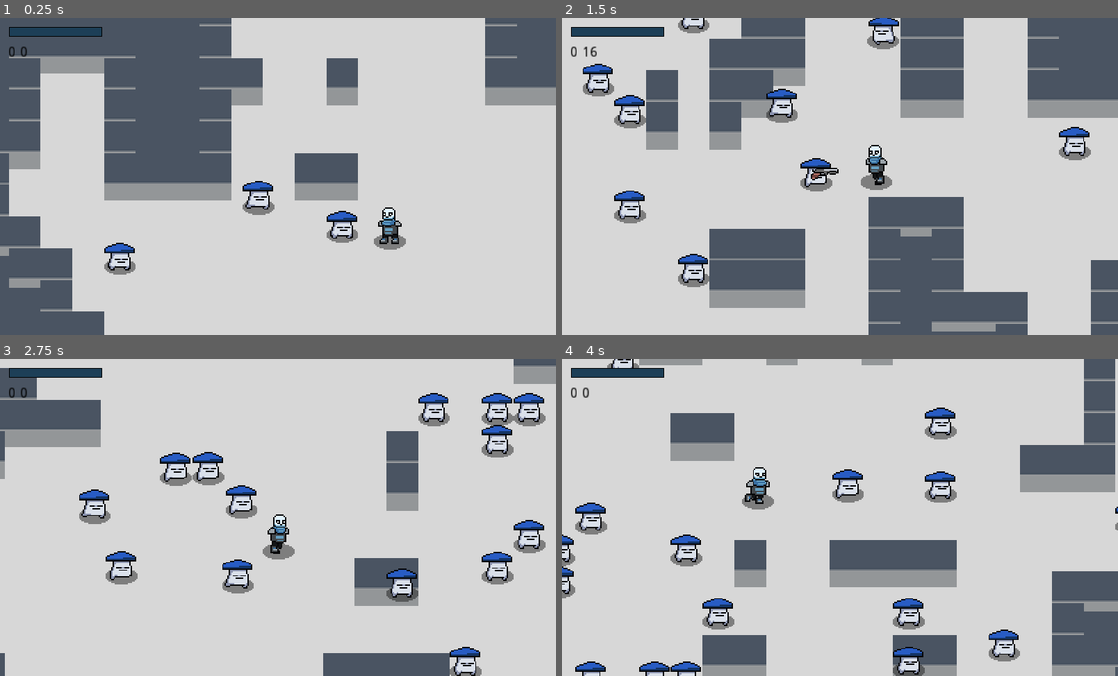
Above: before the commit, frames 1-4 (two rows, left to right).
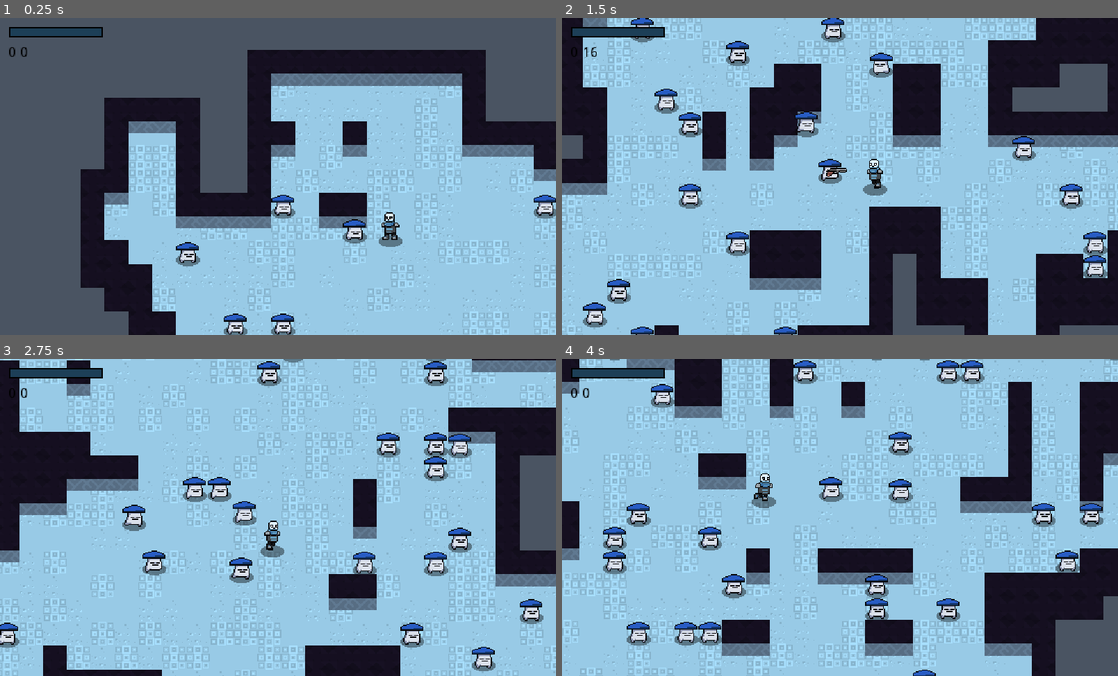
Above: after the commit, the same moments.

Repository: Hairic95/nuclear-throne-godot-clone
Game: Godot game, scene res://src/scenes/TestScene.tscn
The game is run twice, just before and just after one commit, with the same random seed, the same clock (stepped at 60 frames per second) and the same inputs. The engine's default icon, where the game draws it, is replaced by a stand-in: a white triangle on a blue panel in a dark square.
Inputs (mouse positions are in pixels of both pictures, inside the frame that each line leads up to):
- Up to frame 1 (0.25 s): no input
- Up to frame 2 (1.5 s): tap Enter (ui_accept) at 0.5, 0.6, 0.77, 1.07 s; move the mouse to (962, 160) at 0.52 s; hold D 0.53-1.28 s; move the mouse to (728, 192) at 1.27 s; hold S from 1.28 s (still down); right-click (728, 192) at 1.35 s
- Up to frame 3 (2.75 s): tap Enter (ui_accept) at 1.52, 1.55, 1.82, 2.3 s; move the mouse to (333, 447) at 2.02 s; release S at 2.03 s; press the mouse at (333, 447) at 2.03 s; hold D from 2.03 s (still down)
- Up to frame 4 (4 s): move the mouse to (812, 580) at 2.77 s; release D at 2.78 s; release the mouse at (812, 580) at 2.78 s; hold W 2.78-3.53 s; tap E (interact) at 2.85 s; tap Enter (ui_accept) at 3.02, 3.05, 3.32, 3.77, 3.8 s; move the mouse to (1006, 565) at 3.52 s; hold A from 3.53 s (still down); tap Mouse wheel up (next_weapon) at 3.6 s

The runs differ from the first frame. In frame 1, 81% of the frame differs, in the area x 0-100%, y 0-100%; in frame 2, 96%; in frame 3, 98%; in frame 4, 97%.

Commit message:
new tileset textures

Diff:
--- a/assets/animation_tree/character_basic_tree.tres
+++ b/assets/animation_tree/character_basic_tree.tres
@@ -45,4 +45,4 @@
 nodes/tr_alive/position = Vector2( 980, 220 )
 nodes/tr_movement/node = SubResource( 7 )
 nodes/tr_movement/position = Vector2( 420, 180 )
-node_connections = [ "output", 0, "tr_alive", "tr_movement", 0, "an_idle", "tr_movement", 1, "an_run", "os_hurt", 0, "tr_movement", "os_hurt", 1, "an_hurt", "tr_alive", 0, "os_hurt", "tr_alive", 1, "an_dead" ]
+node_connections = [ "output", 0, "tr_alive", "tr_alive", 0, "os_hurt", "tr_alive", 1, "an_dead", "os_hurt", 0, "tr_movement", "os_hurt", 1, "an_hurt", "tr_movement", 0, "an_idle", "tr_movement", 1, "an_run" ]
--- /dev/null
+++ b/assets/textures/background/TestFloorScene.tres
@@ -0,0 +1,64 @@
+[gd_resource type="TileSet" load_steps=5 format=2]
+
+[ext_resource path="res://assets/textures/background/temp_tileset/floor1.png" type="Texture" id=1]
+[ext_resource path="res://assets/textures/background/temp_tileset/floor2.png" type="Texture" id=2]
+[ext_resource path="res://assets/textures/background/temp_tileset/floor3.png" type="Texture" id=3]
+[ext_resource path="res://assets/textures/background/floor.png" type="Texture" id=4]
+
+[resource]
+0/name = "floor"
+0/texture = ExtResource( 4 )
+0/tex_offset = Vector2( 0, -12 )
+0/modulate = Color( 1, 1, 1, 1 )
+0/region = Rect2( 0, 0, 24, 24 )
+0/tile_mode = 0
+0/occluder_offset = Vector2( 12, 12 )
+0/navigation_offset = Vector2( 12, 12 )
+0/shape_offset = Vector2( 0, 0 )
+0/shape_transform = Transform2D( 1, 0, 0, 1, 0, 0 )
+0/shape_one_way = false
+0/shape_one_way_margin = 0.0
+0/shapes = [  ]
+0/z_index = 0
+1/name = "floor1.png 1"
+1/texture = ExtResource( 1 )
+1/tex_offset = Vector2( 0, 0 )
+1/modulate = Color( 1, 1, 1, 1 )
+1/region = Rect2( 0, 0, 24, 24 )
+1/tile_mode = 0
+1/occluder_offset = Vector2( 0, 0 )
+1/navigation_offset = Vector2( 0, 0 )
+1/shape_offset = Vector2( 0, 0 )
+1/shape_transform = Transform2D( 1, 0, 0, 1, 0, 0 )
+1/shape_one_way = false
+1/shape_one_way_margin = 0.0
+1/shapes = [  ]
+1/z_index = 0
+2/name = "floor2.png 2"
+2/texture = ExtResource( 2 )
+2/tex_offset = Vector2( 0, 0 )
+2/modulate = Color( 1, 1, 1, 1 )
+2/region = Rect2( 0, 0, 24, 24 )
+2/tile_mode = 0
+2/occluder_offset = Vector2( 0, 0 )
+2/navigation_offset = Vector2( 0, 0 )
+2/shape_offset = Vector2( 0, 0 )
+2/shape_transform = Transform2D( 1, 0, 0, 1, 0, 0 )
+2/shape_one_way = false
+2/shape_one_way_margin = 0.0
+2/shapes = [  ]
+2/z_index = 0
+3/name = "floor3.png 3"
+3/texture = ExtResource( 3 )
+3/tex_offset = Vector2( 0, 0 )
+3/modulate = Color( 1, 1, 1, 1 )
+3/region = Rect2( 0, 0, 24, 24 )
+3/tile_mode = 0
+3/occluder_offset = Vector2( 0, 0 )
+3/navigation_offset = Vector2( 0, 0 )
+3/shape_offset = Vector2( 0, 0 )
+3/shape_transform = Transform2D( 1, 0, 0, 1, 0, 0 )
+3/shape_one_way = false
+3/shape_one_way_margin = 0.0
+3/shapes = [  ]
+3/z_index = 0
--- a/assets/textures/background/TestTileset.tres
+++ b/assets/textures/background/TestTileset.tres
@@ -1,11 +1,14 @@
-[gd_resource type="TileSet" load_steps=5 format=2]
+[gd_resource type="TileSet" load_steps=6 format=2]
 
 [ext_resource path="res://assets/textures/background/wall.png" type="Texture" id=1]
 [ext_resource path="res://assets/textures/background/floor.png" type="Texture" id=2]
 [ext_resource path="res://assets/textures/background/outer_wall.png" type="Texture" id=3]
 
-[sub_resource type="RectangleShape2D" id=1]
-extents = Vector2( 12, 12 )
+[sub_resource type="ConvexPolygonShape2D" id=1]
+points = PoolVector2Array( 24, 36, 0, 36, 0, 8, 24, 8 )
+
+[sub_resource type="ConvexPolygonShape2D" id=2]
+points = PoolVector2Array( 21.4662, 31.5914, 24, 31.5914, 24, 32.1366, 21.4662, 32.1366 )
 
 [resource]
 0/name = "floor"
@@ -22,16 +25,16 @@
 0/shape_one_way_margin = 0.0
 0/shapes = [  ]
 0/z_index = 0
-1/name = "wall"
+1/name = "wall.png 1"
 1/texture = ExtResource( 1 )
-1/tex_offset = Vector2( 0, -18 )
+1/tex_offset = Vector2( 0, 0 )
 1/modulate = Color( 1, 1, 1, 1 )
 1/region = Rect2( 0, 0, 24, 36 )
 1/tile_mode = 0
-1/occluder_offset = Vector2( 12, 18 )
-1/navigation_offset = Vector2( 12, 18 )
-1/shape_offset = Vector2( 12, 6 )
-1/shape_transform = Transform2D( 1, 0, 0, 1, 12, 6 )
+1/occluder_offset = Vector2( 0, 0 )
+1/navigation_offset = Vector2( 0, 0 )
+1/shape_offset = Vector2( 0, 0 )
+1/shape_transform = Transform2D( 1, 0, 0, 1, 0, 0 )
 1/shape = SubResource( 1 )
 1/shape_one_way = false
 1/shape_one_way_margin = 1.0
@@ -40,17 +43,23 @@
 "one_way": false,
 "one_way_margin": 1.0,
 "shape": SubResource( 1 ),
-"shape_transform": Transform2D( 1, 0, 0, 1, 12, 6 )
+"shape_transform": Transform2D( 1, 0, 0, 1, 0, 0 )
+}, {
+"autotile_coord": Vector2( 0, 0 ),
+"one_way": false,
+"one_way_margin": 1.0,
+"shape": SubResource( 2 ),
+"shape_transform": Transform2D( 1, 0, 0, 1, 0, 0 )
 } ]
 1/z_index = 0
-2/name = "outerwall"
+2/name = "outer_wall.png 2"
 2/texture = ExtResource( 3 )
-2/tex_offset = Vector2( 0, -12 )
+2/tex_offset = Vector2( 0, 0 )
 2/modulate = Color( 1, 1, 1, 1 )
 2/region = Rect2( 0, 0, 24, 24 )
 2/tile_mode = 0
-2/occluder_offset = Vector2( 12, 12 )
-2/navigation_offset = Vector2( 12, 12 )
+2/occluder_offset = Vector2( 0, 0 )
+2/navigation_offset = Vector2( 0, 0 )
 2/shape_offset = Vector2( 0, 0 )
 2/shape_transform = Transform2D( 1, 0, 0, 1, 0, 0 )
 2/shape_one_way = false
--- a/project.godot
+++ b/project.godot
@@ -62,11 +62,34 @@
 
 [display]
 
-window/size/width=1680
-window/size/height=960
+window/size/width=560
+window/size/height=320
 window/size/test_width=1680
 window/size/test_height=960
-window/stretch/mode="2d"
+window/stretch/mode="viewport"
+
+[importer_defaults]
+
+texture={
+"compress/bptc_ldr": 0,
+"compress/hdr_mode": 0,
+"compress/lossy_quality": 0.7,
+"compress/mode": 0,
+"compress/normal_map": 0,
+"detect_3d": false,
+"flags/anisotropic": false,
+"flags/filter": false,
+"flags/mipmaps": false,
+"flags/repeat": 0,
+"flags/srgb": 2,
+"process/HDR_as_SRGB": false,
+"process/fix_alpha_border": true,
+"process/invert_color": false,
+"process/premult_alpha": false,
+"size_limit": 0,
+"stream": false,
+"svg/scale": 1.0
+}
 
 [input]
 
--- a/src/entities/player/Player.tscn
+++ b/src/entities/player/Player.tscn
@@ -141,13 +141,13 @@
 texture = ExtResource( 5 )
 
 [node name="Sprite" type="Sprite" parent="."]
-position = Vector2( 0, -13 )
+position = Vector2( 0, -16 )
 texture = ExtResource( 2 )
 hframes = 14
 frame = 9
 
 [node name="Weapons" type="Node2D" parent="."]
-position = Vector2( 0, -11 )
+position = Vector2( 0, -14 )
 
 [node name="AnimPlayer" type="AnimationPlayer" parent="."]
 anims/dead = SubResource( 2 )
@@ -167,7 +167,6 @@
 
 [node name="Camera2D" type="Camera2D" parent="CameraHandler"]
 current = true
-zoom = Vector2( 0.25, 0.25 )
 smoothing_enabled = true
 smoothing_speed = 10.0
 
@@ -183,7 +182,7 @@
 [node name="Hitbox" type="Area2D" parent="." groups=[
 "player_hitbox",
 ]]
-position = Vector2( 0, -11 )
+position = Vector2( 0, -14 )
 collision_layer = 4
 collision_mask = 4
 
@@ -193,7 +192,7 @@
 [node name="PushBox" type="Area2D" parent="." groups=[
 "pushbox",
 ]]
-position = Vector2( 0, -8 )
+position = Vector2( 0, -11 )
 collision_layer = 9
 collision_mask = 9
 
@@ -203,6 +202,7 @@
 [node name="ScentTimer" type="Timer" parent="."]
 wait_time = 0.1
 autostart = true
+
 [connection signal="timeout" from="CameraHandler/Frequency" to="CameraHandler" method="_on_Frequency_timeout"]
 [connection signal="timeout" from="CameraHandler/Duration" to="CameraHandler" method="_on_Duration_timeout"]
 [connection signal="area_entered" from="Hitbox" to="." method="_on_Hitbox_area_entered"]
--- a/src/scenes/TestScene.gd
+++ b/src/scenes/TestScene.gd
@@ -30,7 +30,7 @@
 	$LevelGeneration.create_level_with_explosion(level_details.size, level_details.enemies)
 
 	for tile in ($LevelGeneration.tiles):
-		$Statics.set_cell(tile.x, tile.y, 0)
+		$Statics.set_cell(tile.x, tile.y, randi()%3 + 1)
 	for wall in ($LevelGeneration.walls):
 		$YSortable/StaticWalls.set_cell(wall.x, wall.y, 1)
 	for outerwall in ($LevelGeneration.outerwalls):
--- a/src/scenes/TestScene.tscn
+++ b/src/scenes/TestScene.tscn
@@ -9,6 +9,7 @@
 [ext_resource path="res://assets/textures/ui/lifebar_under.png" type="Texture" id=7]
 [ext_resource path="res://assets/textures/ui/lifebar_upper.png" type="Texture" id=8]
 [ext_resource path="res://assets/textures/shaders/black_image_white_outline.tres" type="Material" id=9]
+[ext_resource path="res://assets/textures/background/TestFloorScene.tres" type="TileSet" id=10]
 
 [node name="TestScene" type="Node2D"]
 script = ExtResource( 2 )
@@ -16,7 +17,7 @@
 pistol_reference = ExtResource( 6 )
 
 [node name="Statics" type="TileMap" parent="."]
-tile_set = ExtResource( 3 )
+tile_set = ExtResource( 10 )
 cell_size = Vector2( 24, 24 )
 format = 1
 
@@ -42,8 +43,6 @@
 script = ExtResource( 4 )
 
 [node name="UI" type="CanvasLayer" parent="."]
-scale = Vector2( 3, 3 )
-transform = Transform2D( 3, 0, 0, 3, 0, 0 )
 
 [node name="Screen" type="Control" parent="UI"]
 anchor_right = 1.0
Binary file changed: assets/textures/background/outer_wall.png
Binary file added: assets/textures/background/temp_tileset/floor1.png
Not shown, added: assets/textures/background/temp_tileset/floor1.png.import
Binary file added: assets/textures/background/temp_tileset/floor2.png
Not shown, added: assets/textures/background/temp_tileset/floor2.png.import
Binary file added: assets/textures/background/temp_tileset/floor3.png
Not shown, added: assets/textures/background/temp_tileset/floor3.png.import
Binary file added: assets/textures/background/tiles.png
Not shown, added: assets/textures/background/tiles.png.import
Binary file changed: assets/textures/background/wall.png
Not shown: 1 places in src/scenes/TestScene.tscn that only renumber resources
Not shown, added: assets/textures/background/outer_wall.png~
(and 4 more such lines)
